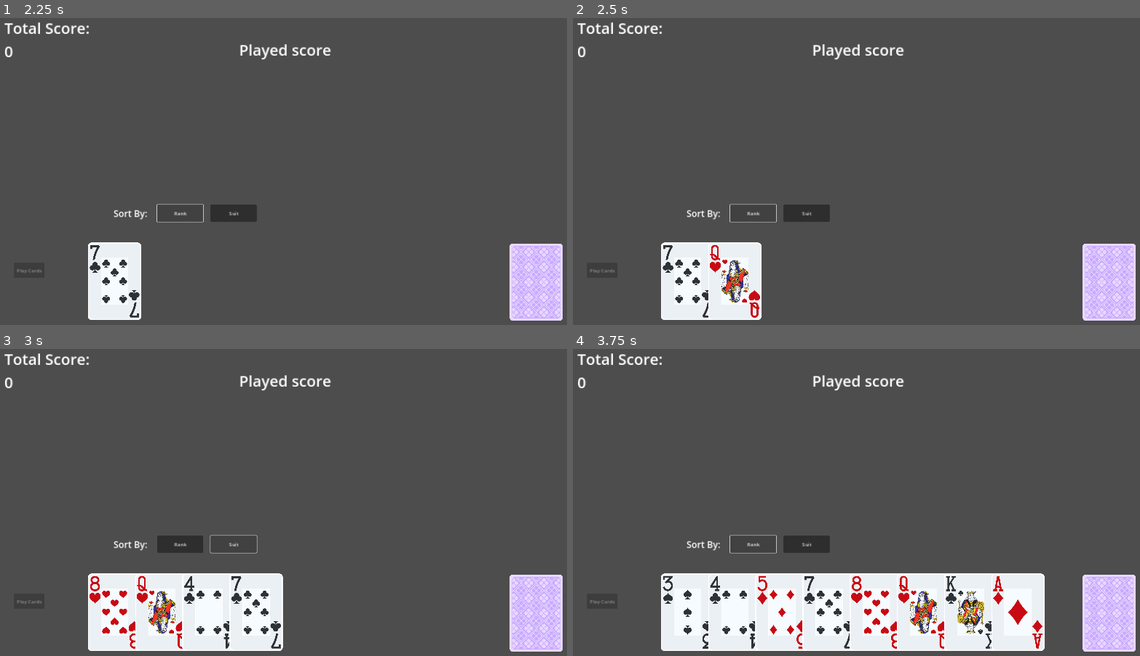
Above: before the commit, frames 1-4 (two rows, left to right).
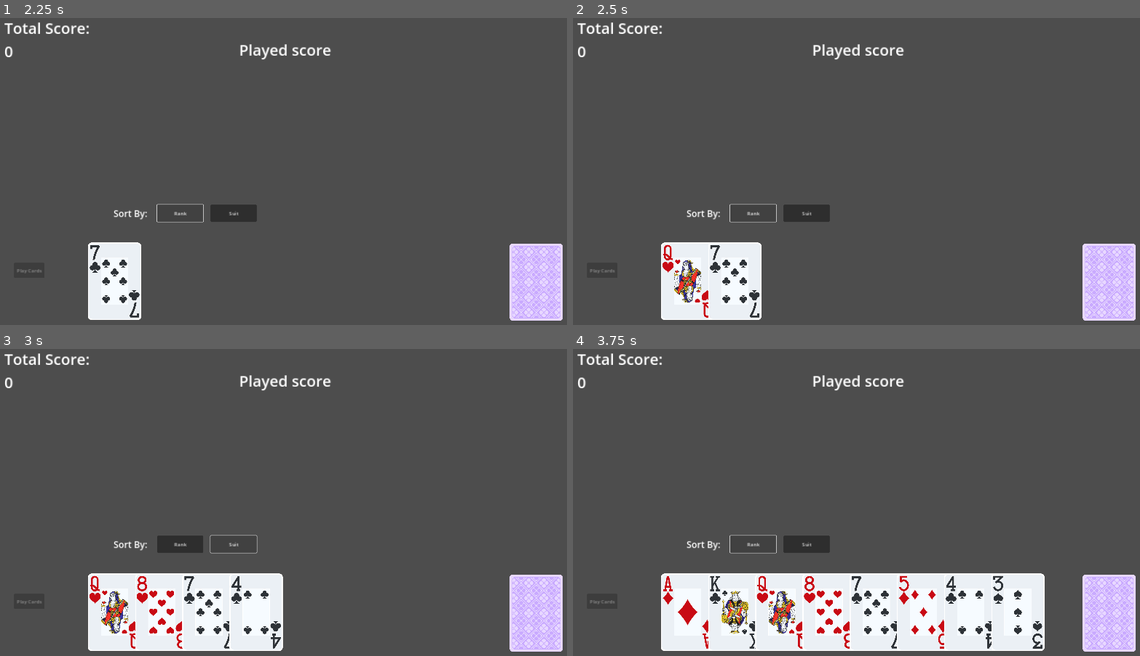
Above: after the commit, the same moments.

Repository: joverlee521/godot-card-game
Game: Godot game, scene res://scenes/card_battle.tscn
Same seed, same stepped clock (60 frames per second), same inputs: the game is played once before the commit and once after it. The project has no main scene, so this scene is started directly.
Inputs:
- Up to frame 1 (2.25 s): click "Rank" at 0.5 s; click "Suit" at 1.25 s; click "Rank" at 2 s
- Up to frame 2 (2.5 s): no input
- Up to frame 3 (3 s): click "Suit" at 2.75 s
- Up to frame 4 (3.75 s): click "Rank" at 3.5 s

Frame 1 is identical in both runs. In frame 2, 1.4% of the frame differs, in the area x 15-33%, y 73-98%; in frame 3, 1.4%; in frame 4, 3.7%, in the area x 15-83%, y 73-98%.

Commit message:
Reverse card rank order

Diff:
--- a/scenes/card.gd
+++ b/scenes/card.gd
@@ -7,19 +7,19 @@
 
 const expected_card_suits = ['spades', 'hearts', 'clubs', 'diamonds']
 const card_values = {
+	'ace' = 11,
+	'king' = 10,
+	'queen' = 10,
+	'jack' = 10,
+	'10' = 10,
+	'09' = 9,
+	'08' = 8,
+	'07' = 7,
+	'06' = 6,
+	'05' = 5,
+	'04' = 4,
+	'03' = 3,
 	'02' = 2,
-	'03' = 3,
-	'04' = 4,
-	'05' = 5,
-	'06' = 6,
-	'07' = 7,
-	'08' = 8,
-	'09' = 9,
-	'10' = 10,
-	'jack' = 10,
-	'queen' = 10,
-	'king' = 10,
-	'ace' = 11
 }
 
 var card_suit: String
--- a/scripts/hand_types/high_card.gd
+++ b/scripts/hand_types/high_card.gd
@@ -11,5 +11,4 @@
 	if super().is_empty(): return []
 
 	sort_by_attribute("card_name")
-	cards.reverse()
 	return [cards[0]]
--- a/scripts/hand_types/straight.gd
+++ b/scripts/hand_types/straight.gd
@@ -19,7 +19,7 @@
 		and cards.any(func(card): return card.card_name == "ace")):
 
 		card_name_order.erase("ace")
-		card_name_order.push_front("ace")
+		card_name_order.append("ace")
 		verified_cards = verify_straight()
 
 	return verified_cards
